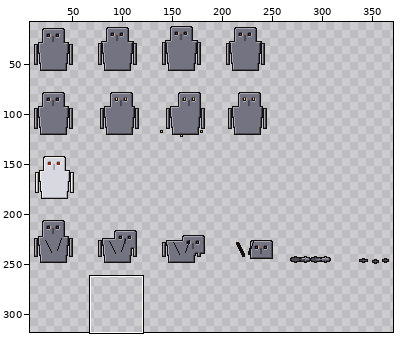
One commit to this pixel-art file: assets/art-src/bosses/statue-warden.aseprite. Above: a wide view before the commit, with the close-up outlined.
Close-up. The starting point:
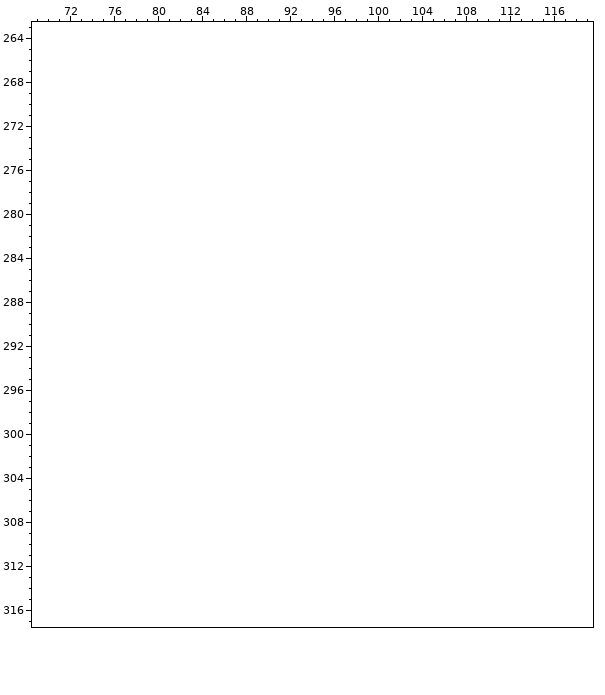
384x256 pixels, 1 frame. Shown: x 69..119, y 263..317. The old version is drawn lined up with the new one, on the new canvas. The wide view leaves out empty margins. The commit also changed other parts of the picture, which this record leaves out.
And afterwards:
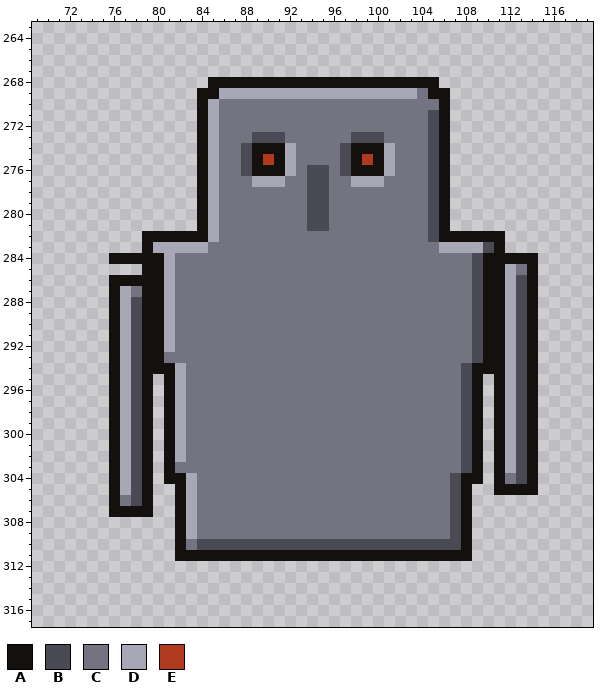
Palette (. is transparent): A #14100e  B #4a4a55  C #737382  D #a7a7b5  E #b13a1e
Diff:
canvas 384x256 -> 384x320
Changed rows in their new state; - is an unchanged pixel.
first column x 76:
268 ---------AAAAAAAAAAAAAAAAAAAAA---------
269 --------AADDDDDDDDDDDDDDDDDDCAA--------
270 --------ADCCCCCCCCCCCCCCCCCCCCA--------
271 --------ADCCCCCCCCCCCCCCCCCCCBA--------
272 --------ADCCCCCCCCCCCCCCCCCCCBA--------
273 --------ADCCCBBBCCCCCCBBBCCCCBA--------
274 --------ADCCBAAADCCCCBAAADCCCBA--------
275 --------ADCCBAEADCCCCBAEADCCCBA--------
276 --------ADCCBAAADCBBCBAAADCCCBA--------
277 --------ADCCCDDDCCBBCCDDDCCCCBA--------
278 --------ADCCCCCCCCBBCCCCCCCCCBA--------
279 --------ADCCCCCCCCBBCCCCCCCCCBA--------
280 --------ADCCCCCCCCBBCCCCCCCCCBA--------
281 --------ADCCCCCCCCBBCCCCCCCCCBA--------
282 ---AAAAAADCCCCCCCCCCCCCCCCCCCBAAAAAA---
283 ---ADDDDDCCCCCCCCCCCCCCCCCCCCCDDDDBA---
284 AAAAADCCCCCCCCCCCCCCCCCCCCCCCCCCCBAAAAA
285 ---AADCCCCCCCCCCCCCCCCCCCCCCCCCCCBAADCA
286 AAAAADCCCCCCCCCCCCCCCCCCCCCCCCCCCBAADBA
287 ADCAADCCCCCCCCCCCCCCCCCCCCCCCCCCCBAADBA
288 ADBAADCCCCCCCCCCCCCCCCCCCCCCCCCCCBAADBA
289 ADBAADCCCCCCCCCCCCCCCCCCCCCCCCCCCBAADBA
290 ADBAADCCCCCCCCCCCCCCCCCCCCCCCCCCCBAADBA
291 ADBAADCCCCCCCCCCCCCCCCCCCCCCCCCCCBAADBA
292 ADBAADCCCCCCCCCCCCCCCCCCCCCCCCCCCBAADBA
293 ADBAACCCCCCCCCCCCCCCCCCCCCCCCCCCCBAADBA
294 ADBAAADCCCCCCCCCCCCCCCCCCCCCCCCCBAAADBA
295 ADBA-ADCCCCCCCCCCCCCCCCCCCCCCCCCBA-ADBA
296 ADBA-ADCCCCCCCCCCCCCCCCCCCCCCCCCBA-ADBA
297 ADBA-ADCCCCCCCCCCCCCCCCCCCCCCCCCBA-ADBA
298 ADBA-ADCCCCCCCCCCCCCCCCCCCCCCCCCBA-ADBA
299 ADBA-ADCCCCCCCCCCCCCCCCCCCCCCCCCBA-ADBA
300 ADBA-ADCCCCCCCCCCCCCCCCCCCCCCCCCBA-ADBA
301 ADBA-ADCCCCCCCCCCCCCCCCCCCCCCCCCBA-ADBA
302 ADBA-ADCCCCCCCCCCCCCCCCCCCCCCCCCBA-ADBA
303 ADBA-ACCCCCCCCCCCCCCCCCCCCCCCCCCBA-ADBA
304 ADBA-AADCCCCCCCCCCCCCCCCCCCCCCCBAA-ACBA
305 ADBA--ADCCCCCCCCCCCCCCCCCCCCCCCBA--AAAA
306 ACBA--ADCCCCCCCCCCCCCCCCCCCCCCCBA------
307 AAAA--ADCCCCCCCCCCCCCCCCCCCCCCCBA------
308 ------ADCCCCCCCCCCCCCCCCCCCCCCCBA------
309 ------ADCCCCCCCCCCCCCCCCCCCCCCCBA------
310 ------ACBBBBBBBBBBBBBBBBBBBBBBBBA------
311 ------AAAAAAAAAAAAAAAAAAAAAAAAAAA------
Changed places in both close-ups, as pixel boxes (x1, y1, x2, y2):
added: (109, 77, 538, 561)
